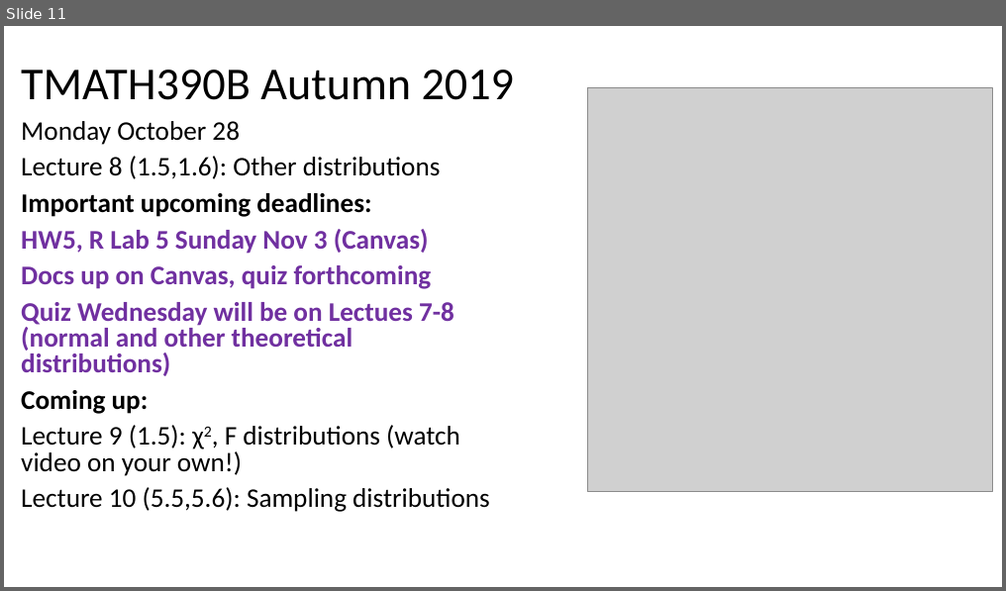
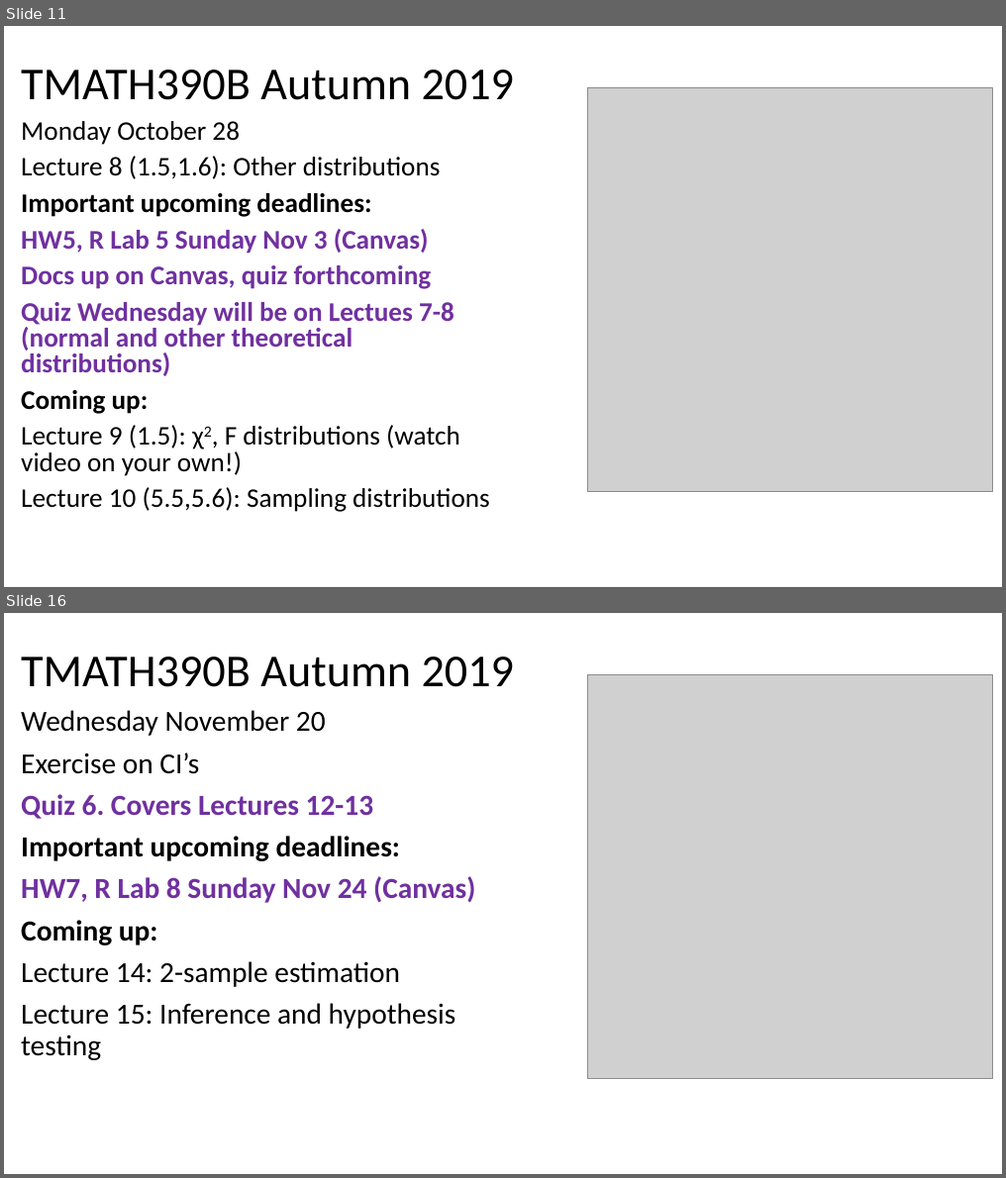
Before and after one commit to mkenn/TMATH390R, a slide deck: TMATH390InClassRProj/TMATH390Au19MW_DailyAgenda.pptx. Shown one above the other, each under a label of ours: slide 11 before the commit, slides 11 and 16 after it; the slides between them are not shown. The pictures are 1006x591 and 1006x1178 pixels, drawn with LibreOffice and Linux fonts; fonts in the diff are those of the drawing; grey boxes stand for pictures. Boxes give left, top, right and bottom in pixels: in the first picture for what was removed or moved away, otherwise in the second. Text is boxed around its words. In the diff, an @@ line names an element or a change of style, - is before the commit and + after.

```diff
--- a/TMATH390InClassRProj/TMATH390Au19MW_DailyAgenda.pptx
+++ b/TMATH390InClassRProj/TMATH390Au19MW_DailyAgenda.pptx
@@ slide 16 added at (4, 613, 1002, 1174), background #FFFFFF @@
@@ title added at (21, 657, 515, 687), 44 pt, text #000000 @@
+TMATH390B Autumn 2019
@@ picture added at (588, 674, 993, 1079) @@
@@ text added at (21, 710, 475, 1060), 28 pt, text #000000 @@
+Wednesday November 20
+Exercise on CI’s
+Quiz 6. Covers Lectures 12-13
+Important upcoming deadlines:
+HW7, R Lab 8 Sunday Nov 24 (Canvas)
+Coming up:
+Lecture 14: 2-sample estimation
+Lecture 15: Inference and hypothesis testing
```
Also in this commit, not shown: 2 slides changed, 6 other slides added.
